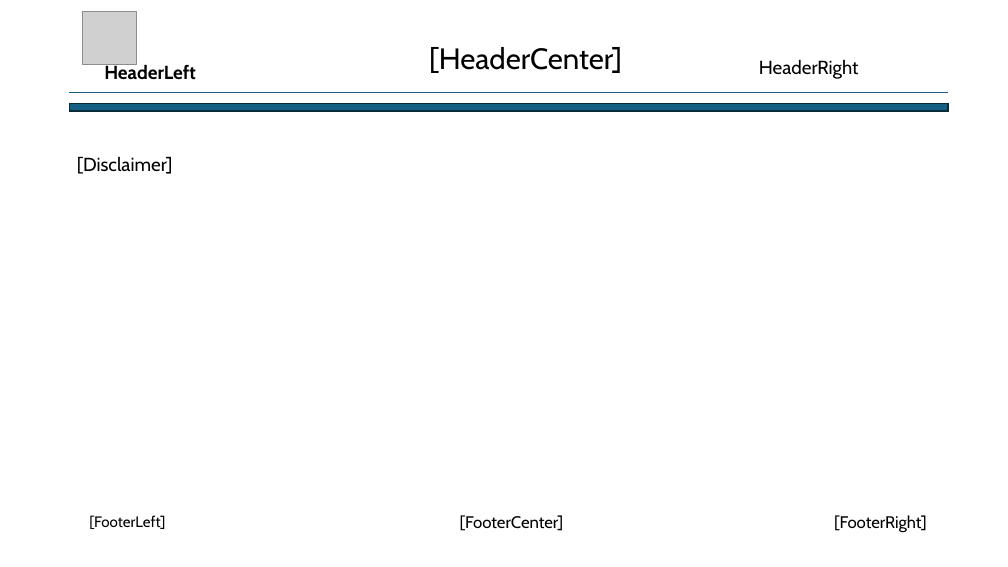
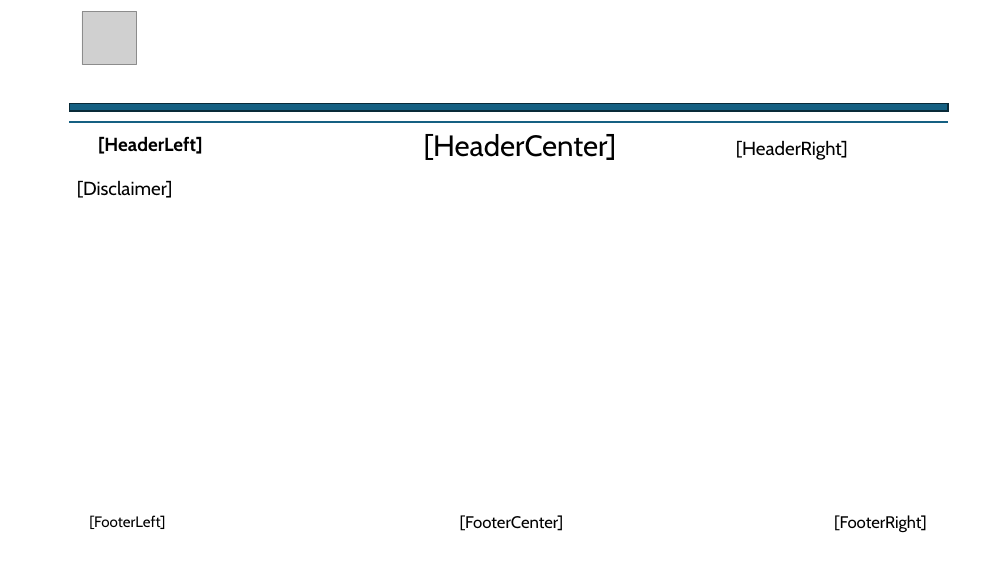
Before and after one commit to akshayvasundhara/doc_repo, a slide deck: slide 2 of ppt1.pptx. Drawn at 1008x567 pixels with LibreOffice and Linux fonts; fonts in the diff are those of the drawing; grey boxes stand for pictures. Boxes give left, top, right and bottom in pixels: in the first picture for what was removed or moved away, otherwise in the second. Text is boxed around its words. In the diff, an @@ line names an element or a change of style, - is before the commit and + after.

```diff
--- a/ppt1.pptx
+++ b/ppt1.pptx
@@ text "[Disclaimer]": place and size @@
-text "[Disclaimer]" at (77,156,173,174)
+text "[Disclaimer]" at (77,180,173,198)
@@ line moved from (70, 93) - (948, 93) to (70, 122) - (948, 122) @@
@@ title at (98,136,202,154): text changed @@
-HeaderLeft
+[HeaderLeft]
@@ title "[HeaderCenter]": place and size @@
-title "[HeaderCenter]" at (429,47,622,73)
+title "[HeaderCenter]" at (424,134,617,160)
@@ text at (736,140,848,160): text changed @@
-HeaderRight
+[HeaderRight]
```
